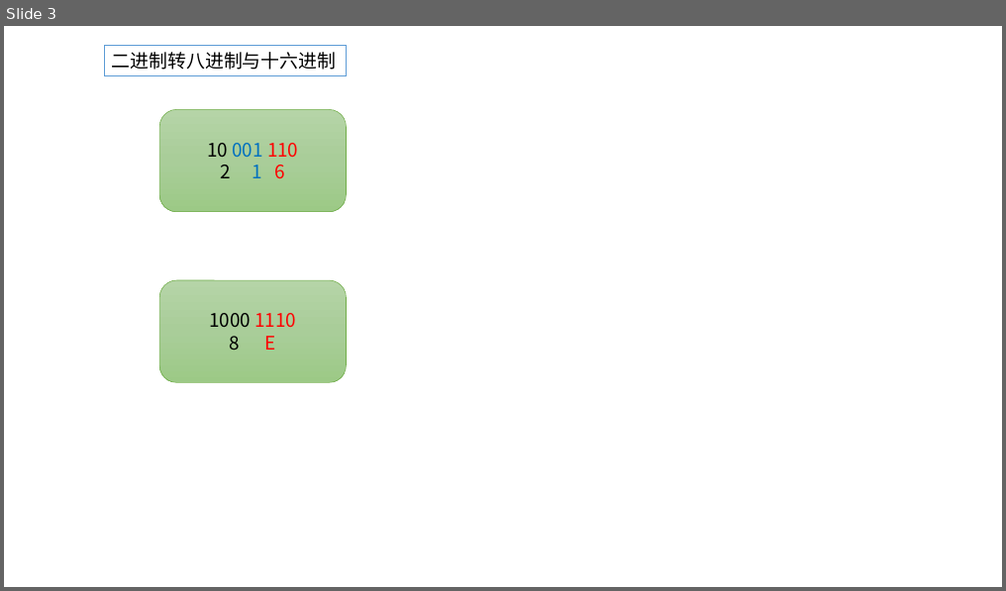
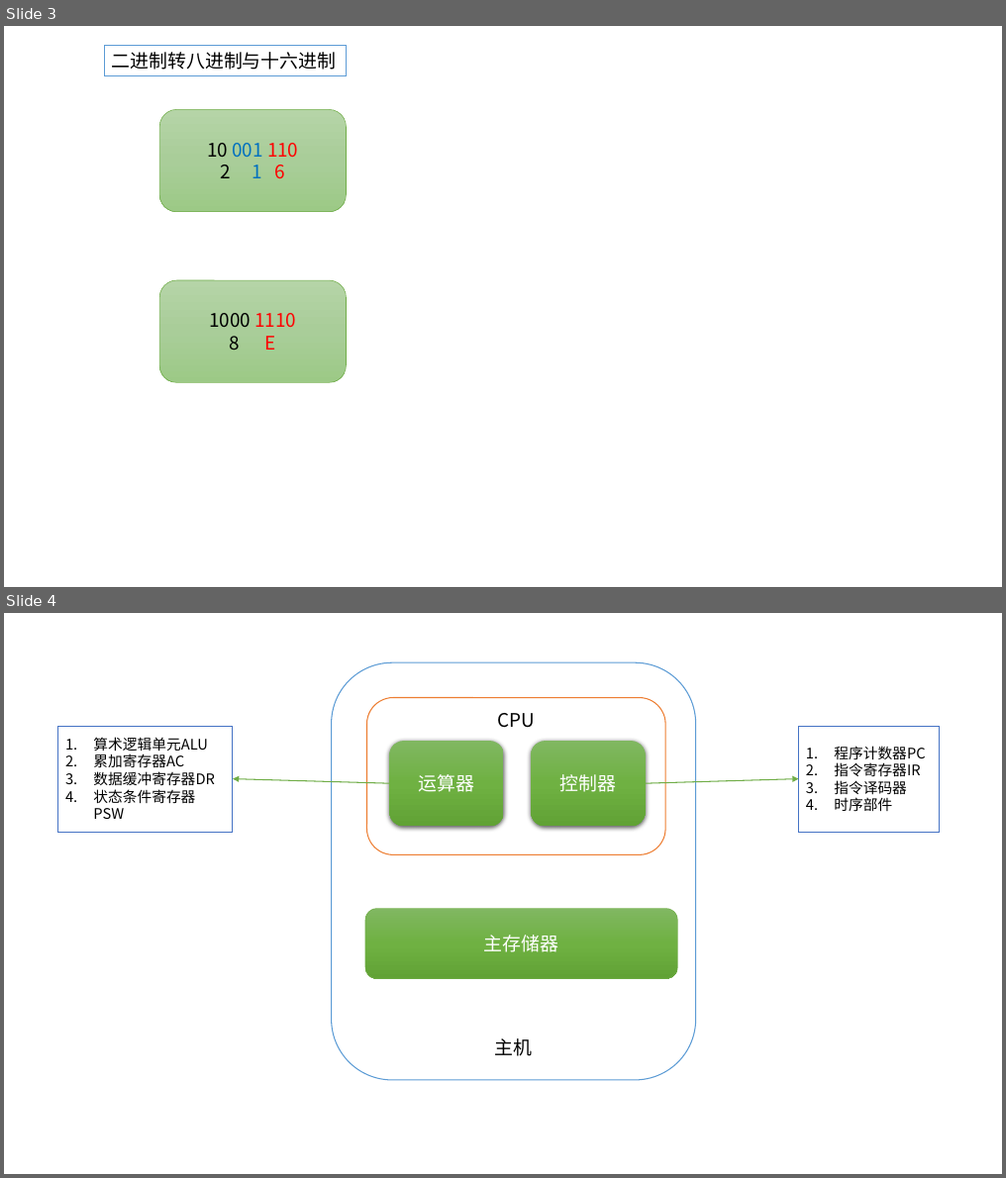
Before and after one commit to kkzfl22/learn-md, a slide deck: soft/软件设计师.pptx. Shown one above the other, each under a label of ours: slide 3 before the commit, slides 3 and 4 after it. The pictures are 1006x591 and 1006x1178 pixels, drawn with LibreOffice and Linux fonts; fonts in the diff are those of the drawing. Boxes give left, top, right and bottom in pixels: in the first picture for what was removed or moved away, otherwise in the second. Text is boxed around its words. In the diff, an @@ line names an element or a change of style, - is before the commit and + after.

```diff
--- a/soft/软件设计师.pptx
+++ b/soft/软件设计师.pptx
@@ slide 4 added at [4,613,1002,1174], background #FFFFFF @@
@@ rounded rectangle added at [331,663,696,1080], fill #FFFFFF, outline #5B9BD5 1 pt, 18 pt, text #000000 @@
+主机
@@ rounded rectangle added at [367,697,665,855], fill #FFFFFF, outline #ED7D31 1 pt, 18 pt, text #000000 @@
+CPU
@@ rectangle added at [57,726,233,832], fill #FFFFFF, outline #4472C4 1 pt, 14 pt, text #000000 @@
+1. 算术逻辑单元ALU
+2. 累加寄存器AC
+3. 数据缓冲寄存器DR
+4. 状态条件寄存器PSW
@@ rectangle added at [799,726,940,832], fill #FFFFFF, outline #4472C4 1 pt, 14 pt, text #000000 @@
+1. 程序计数器PC
+2. 指令寄存器IR
+3. 指令译码器
+4. 时序部件
@@ rounded rectangle added at [389,741,504,827], fill gradient #81B861 to #6FB242 to #62A336, 18 pt, text #FFFFFF @@
+运算器
@@ rounded rectangle added at [531,741,646,827], fill gradient #81B861 to #6FB242 to #62A336, 18 pt, text #FFFFFF @@
+控制器
@@ arrow added from (389, 783) to (233, 779), #70AD47 1 pt @@
@@ arrow added from (646, 783) to (799, 779), #70AD47 1 pt @@
@@ rounded rectangle added at [365,909,678,979], fill gradient #81B861 to #6FB242 to #62A336, outline #70AD47 0.5 pt, 18 pt, text #FFFFFF @@
+主存储器
```
Also in this commit, not shown: 3 other files.
